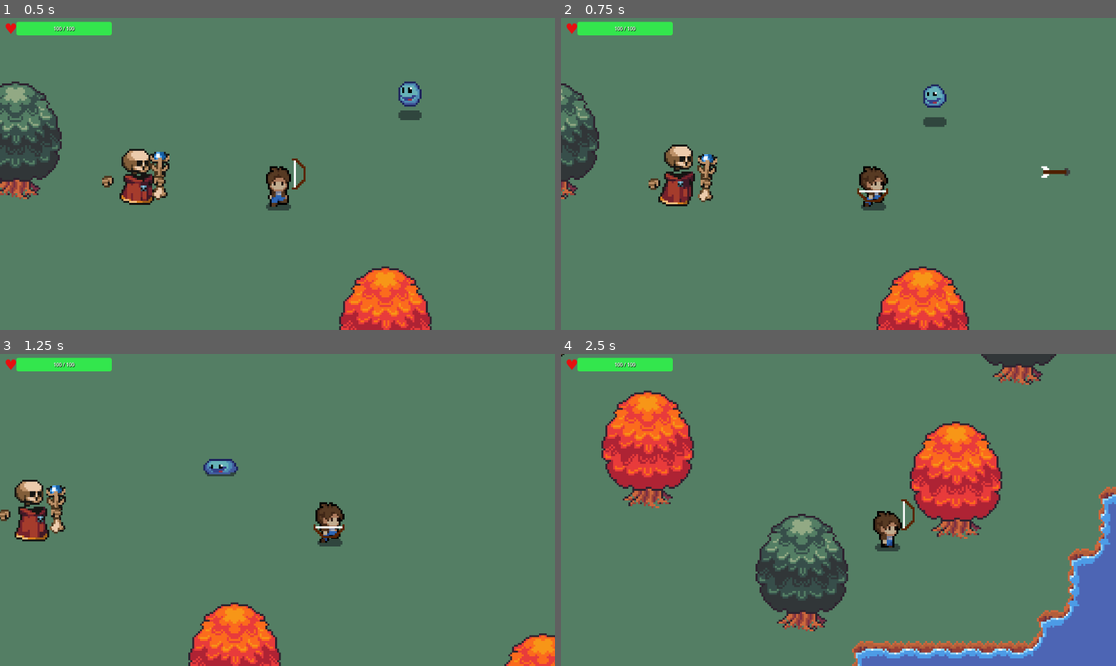
Above: before the commit, frames 1-4 (two rows, left to right).
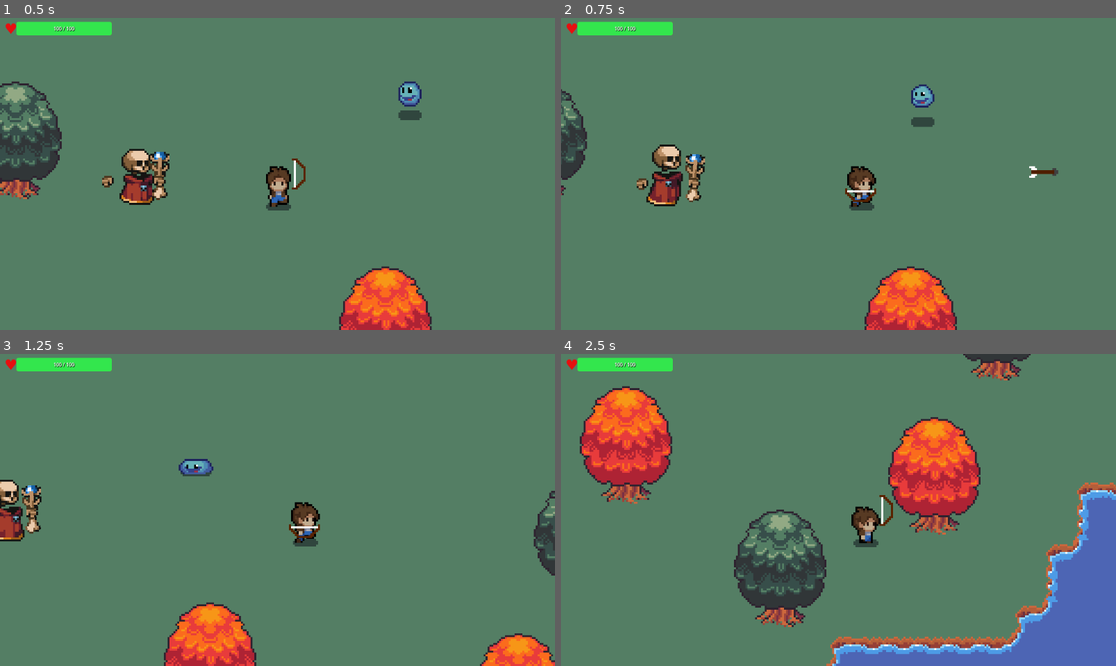
Above: after the commit, the same moments.

Repository: Alex1337F/INDAProject
Game: Godot game, scene res://scenes/game.tscn
Two runs of this game, one before a commit and one after it. Both use one fixed random seed, a clock stepped at 60 frames per second and the inputs below.
Inputs:
- Up to frame 1 (0.5 s): no input
- Up to frame 2 (0.75 s): tap Enter at 0.5 s; hold D (walk-right) from 0.53 s (still down); hold Down (aim-down) from 0.53 s (still down)
- Up to frame 3 (1.25 s): keep holding D (walk-right); keep holding Down (aim-down)
- Up to frame 4 (2.5 s): release D (walk-right) at 1.28 s; release Down (aim-down) at 1.28 s; hold S (walk-backwards) 1.28-2.03 s; tap Left (aim-left) at 1.35 s; hold D (walk-right) from 2.03 s (still down); hold Right (aim-right) from 2.03 s (still down)

Frame 1 is identical in both runs. In frame 2, 6.6% of the frame differs, in the area x 0-92%, y 20-100%; in frame 3, 8.0%; in frame 4, 21%, in the area x 0-100%, y 0-100%.

Commit message:
Added camera enhancement when taking damage.

Diff:
--- a/scenes/archer.tscn
+++ b/scenes/archer.tscn
@@ -4,6 +4,7 @@
 [ext_resource type="Texture2D" uid="uid://c5h2ctpg5v47c" path="res://assets/sprites/characters/player.png" id="2_orquw"]
 [ext_resource type="Script" uid="uid://bb2k7i4mif0xw" path="res://scripts/weapon.gd" id="3_cctdm"]
 [ext_resource type="Texture2D" uid="uid://w0k1hub3om51" path="res://assets/sprites/selfmade-sprites/bow.png" id="3_orquw"]
+[ext_resource type="Script" path="res://scripts/player_camera.gd" id="camera_script"]
 
 [sub_resource type="AtlasTexture" id="AtlasTexture_kkak1"]
 atlas = ExtResource("2_orquw")
@@ -224,3 +225,5 @@
 [node name="Camera2D" type="Camera2D" parent="." unique_id=97194558]
 zoom = Vector2(4, 4)
 position_smoothing_enabled = true
+position_smoothing_speed = 8.0
+script = ExtResource("camera_script")
--- /dev/null
+++ b/scripts/player_camera.gd
@@ -0,0 +1,54 @@
+extends Camera2D
+
+# --- Shake ---
+var shake_intensity: float = 0.0
+var shake_decay: float = 5.0  # How fast the shake fades
+
+# --- Smooth zoom ---
+var target_zoom: Vector2
+
+func _ready() -> void:
+	target_zoom = zoom
+	# Connect to the player's damage signal
+	var player = get_parent()
+	if player and player.has_signal("health_changed"):
+		player.health_changed.connect(_on_player_health_changed)
+	# Store the initial health to detect damage
+	if player and "current_health" in player:
+		_last_health = player.current_health
+
+var _last_health: int = 100
+
+func _process(delta: float) -> void:
+	# --- Screen shake ---
+	if shake_intensity > 0:
+		offset = Vector2(
+			randf_range(-shake_intensity, shake_intensity),
+			randf_range(-shake_intensity, shake_intensity)
+		)
+		shake_intensity = lerp(shake_intensity, 0.0, shake_decay * delta)
+		if shake_intensity < 0.1:
+			shake_intensity = 0.0
+			offset = Vector2.ZERO
+
+	# --- Smooth zoom transitions ---
+	zoom = zoom.lerp(target_zoom, 5.0 * delta)
+
+func shake(intensity: float = 2.0) -> void:
+	shake_intensity = max(shake_intensity, intensity)
+
+func _on_player_health_changed(current_hp: int, max_hp: int) -> void:
+	if current_hp < _last_health:
+		# Took damage – shake proportional to damage
+		var damage = _last_health - current_hp
+		var intensity = clampf(float(damage) * 0.15, 1.0, 5.0)
+		shake(intensity)
+
+		# Brief zoom punch on big hits (>20 damage)
+		if damage >= 20:
+			zoom = target_zoom * 1.04
+	elif current_hp > _last_health:
+		# Healed – subtle zoom back
+		pass
+
+	_last_health = current_hp
Not shown, added: scripts/player_camera.gd.uid
